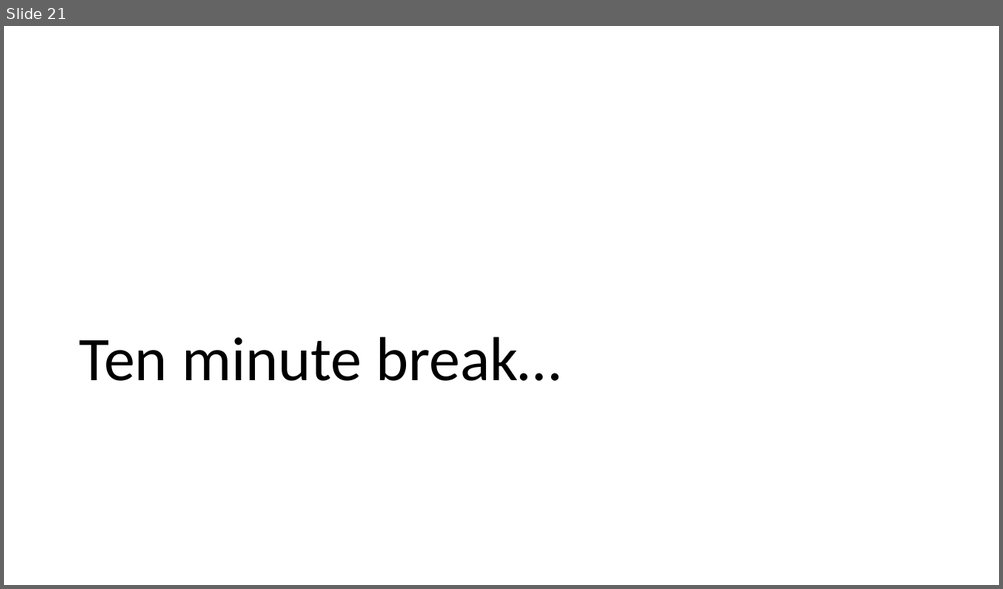
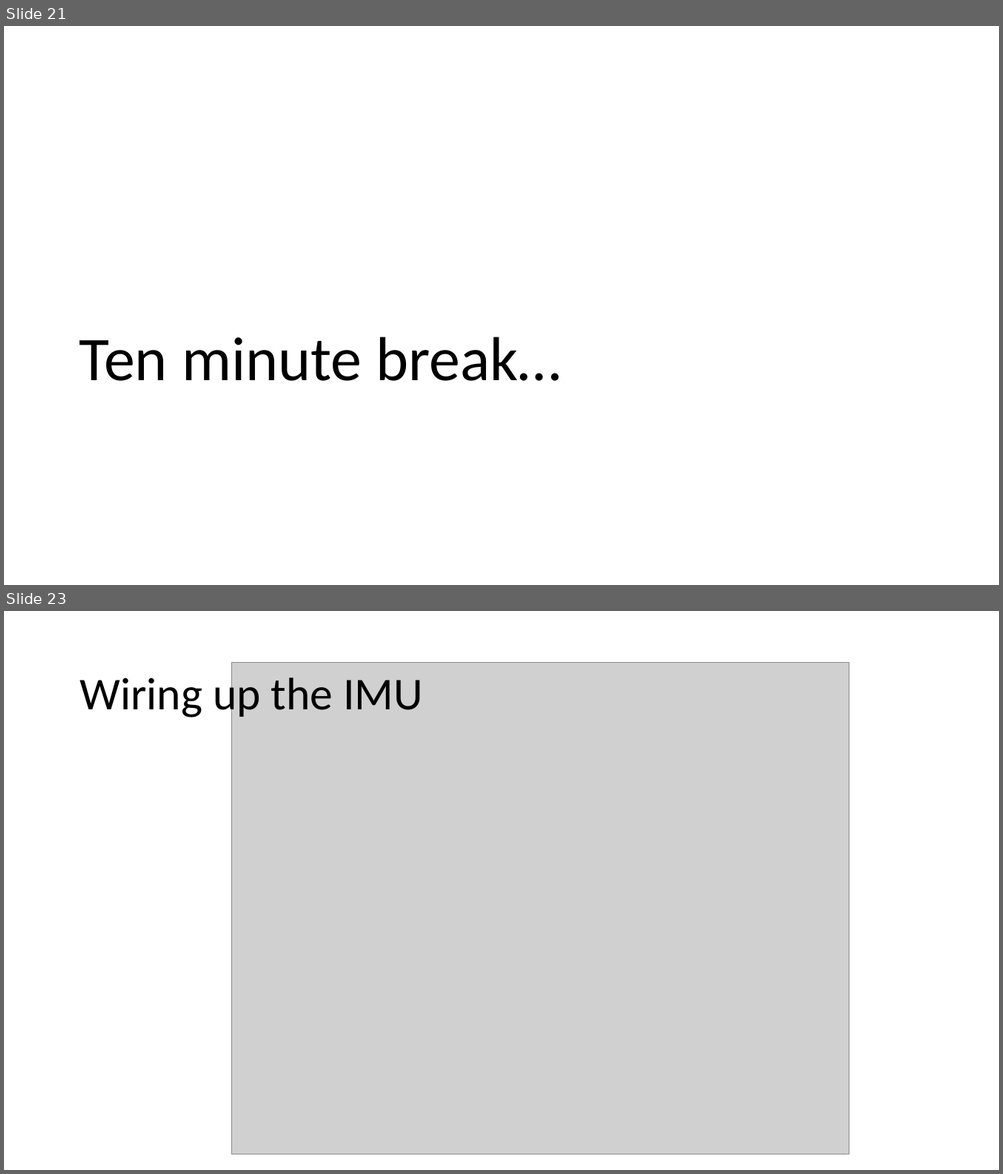
Before and after one commit to logos-electromechanical/SensorWorkshop, a slide deck: presentation/Mobile Sensors Workshop, Part 2.pptx. Shown one above the other, each under a label of ours: slide 21 before the commit, slides 21 and 23 after it; the slides between them are not shown. The pictures are 1003x589 and 1003x1174 pixels, drawn with LibreOffice and Linux fonts; fonts in the diff are those of the drawing; grey boxes stand for pictures. Boxes give left, top, right and bottom in pixels: in the first picture for what was removed or moved away, otherwise in the second. Text is boxed around its words. In the diff, an @@ line names an element or a change of style, - is before the commit and + after.

```diff
--- a/presentation/Mobile Sensors Workshop, Part 2.pptx
+++ b/presentation/Mobile Sensors Workshop, Part 2.pptx
@@ slide 23 added at [4, 611, 999, 1170], background #FFFFFF @@
@@ title added at [79, 672, 423, 721], 44 pt, text #000000 @@
+Wiring up the IMU
@@ picture added at [231, 662, 848, 1155] @@
```
Also in this commit, not shown: 2 other slides added, 1 slide removed, 4 other files.
